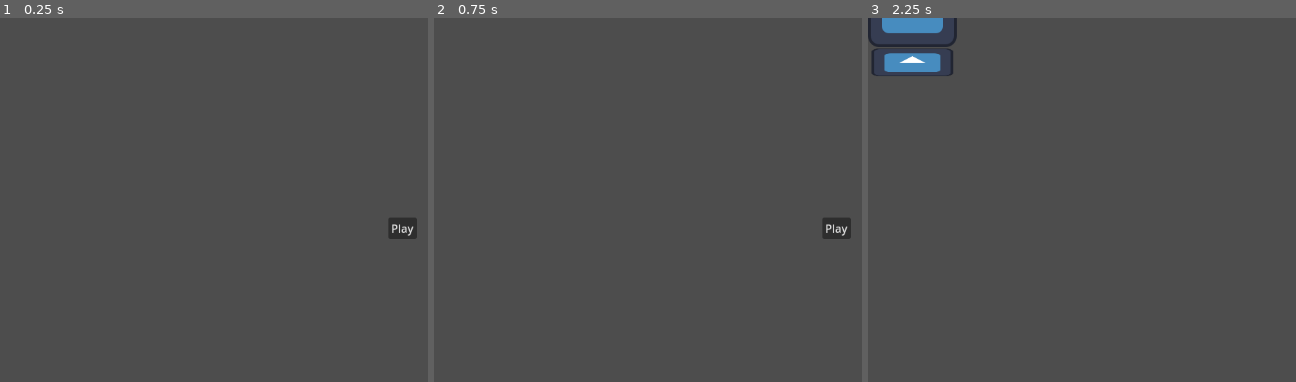
Above: before the commit, frames 1-3 (left to right).
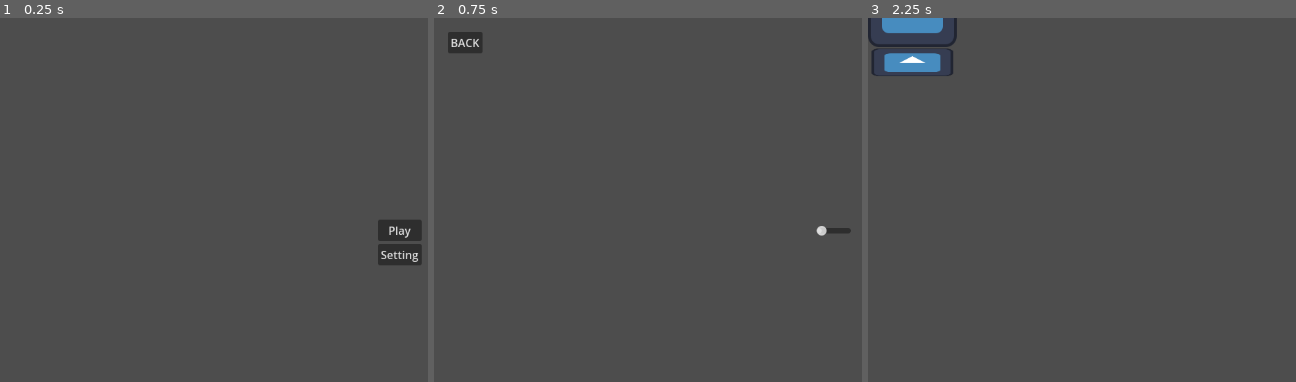
Above: after the commit, the same moments.

Repository: iviaurizio/platformer2D
Game: Godot game, scene res://scene/livelli/title_screen.tscn
Same seed, same stepped clock (60 frames per second), same inputs: the game is played once before the commit and once after it. The project has no main scene, so this scene is started directly. The engine's default icon, where the game draws it, is replaced by a stand-in: a white triangle on a blue panel in a dark square.
Inputs (mouse positions are in pixels of both pictures, inside the frame that each line leads up to):
- Up to frame 1 (0.25 s): no input
- Up to frame 2 (0.75 s): click (832, 254) at 0.5 s, where only the run after the commit has a clickable "Setting"
- Up to frame 3 (2.25 s): click (897, 43) at 1.25 s, where only the run after the commit has a clickable "BACK"; click "Play" at 2 s

The runs differ from the first frame. In frame 1, 0.9% of the frame differs, in the area x 88-99%, y 54-68%; in frame 2, 0.8%; in frame 3, nothing differs.

Commit message:
Aggiunto bottone setting, e la logica per far cambiare schermata quando lo premi

Diff:
--- a/scene/livelli/title_screen.tscn
+++ b/scene/livelli/title_screen.tscn
@@ -1,9 +1,6 @@
-[gd_scene load_steps=3 format=3 uid="uid://dynsq4gk80ch1"]
+[gd_scene load_steps=2 format=3 uid="uid://ccy1odn7aemx1"]
 
 [ext_resource type="Script" uid="uid://c1mw5t8rnv183" path="res://script/gestisci_bottoni.gd" id="1_0b24m"]
-
-[sub_resource type="GDScript" id="GDScript_608ii"]
-script/source = "extends Control"
 
 [node name="Control" type="Control"]
 layout_mode = 3
@@ -14,13 +11,66 @@
 grow_vertical = 2
 script = ExtResource("1_0b24m")
 
-[node name="Button" type="Button" parent="."]
+[node name="Buttons" type="VBoxContainer" parent="."]
+layout_mode = 1
+anchors_preset = 8
+anchor_left = 0.5
+anchor_top = 0.5
+anchor_right = 0.5
+anchor_bottom = 0.5
+offset_left = -31.5
+offset_top = -33.0
+offset_right = 31.5
+offset_bottom = 33.0
+grow_horizontal = 2
+grow_vertical = 2
+
+[node name="play" type="Button" parent="Buttons"]
 layout_mode = 2
-offset_left = 560.0
-offset_top = 288.0
-offset_right = 601.0
-offset_bottom = 319.0
 text = "Play"
-script = SubResource("GDScript_608ii")
 
-[connection signal="button_down" from="Button" to="." method="_on_button_button_down"]
+[node name="setting" type="Button" parent="Buttons"]
+layout_mode = 2
+text = "Setting
+"
+
+[node name="Settings" type="Control" parent="."]
+visible = false
+layout_mode = 1
+anchors_preset = 15
+anchor_right = 1.0
+anchor_bottom = 1.0
+grow_horizontal = 2
+grow_vertical = 2
+
+[node name="MarginContainer" type="MarginContainer" parent="Settings"]
+layout_mode = 1
+offset_right = 50.0
+offset_bottom = 31.0
+theme_override_constants/margin_left = 20
+theme_override_constants/margin_top = 20
+
+[node name="back_to_title_screen" type="Button" parent="Settings/MarginContainer"]
+layout_mode = 2
+text = "BACK"
+
+[node name="Options" type="VBoxContainer" parent="Settings"]
+layout_mode = 1
+anchors_preset = 8
+anchor_left = 0.5
+anchor_top = 0.5
+anchor_right = 0.5
+anchor_bottom = 0.5
+offset_left = -25.0
+offset_top = -25.5
+offset_right = 25.0
+offset_bottom = 25.5
+grow_horizontal = 2
+grow_vertical = 2
+
+[node name="HSlider" type="HSlider" parent="Settings/Options"]
+layout_mode = 2
+
+[connection signal="button_down" from="Buttons/play" to="." method="_on_play_button_down"]
+[connection signal="button_down" from="Buttons/setting" to="." method="_on_setting_button_down"]
+[connection signal="button_down" from="Settings/MarginContainer/back_to_title_screen" to="." method="_on_back_to_title_screen_button_down"]
--- a/script/gestisci_bottoni.gd
+++ b/script/gestisci_bottoni.gd
@@ -1,5 +1,15 @@
 extends Control
 
 
-func _on_button_button_down() -> void:
+func _on_play_button_down() -> void:
 	get_tree().change_scene_to_file("res://scene/livelli/gioco.tscn")
+
+
+func _on_setting_button_down() -> void:
+	$Buttons.visible=false
+	$Settings.visible=true
+
+
+func _on_back_to_title_screen_button_down() -> void:
+	$Buttons.visible=true
+	$Settings.visible=false
--- /dev/null
+++ b/setting_file/setting.json
@@ -0,0 +1,5 @@
+{
+	"volume": 10 ,
+	"window_mode": "windowed" ,
+	"resolution": "1280x720" ,
+}
